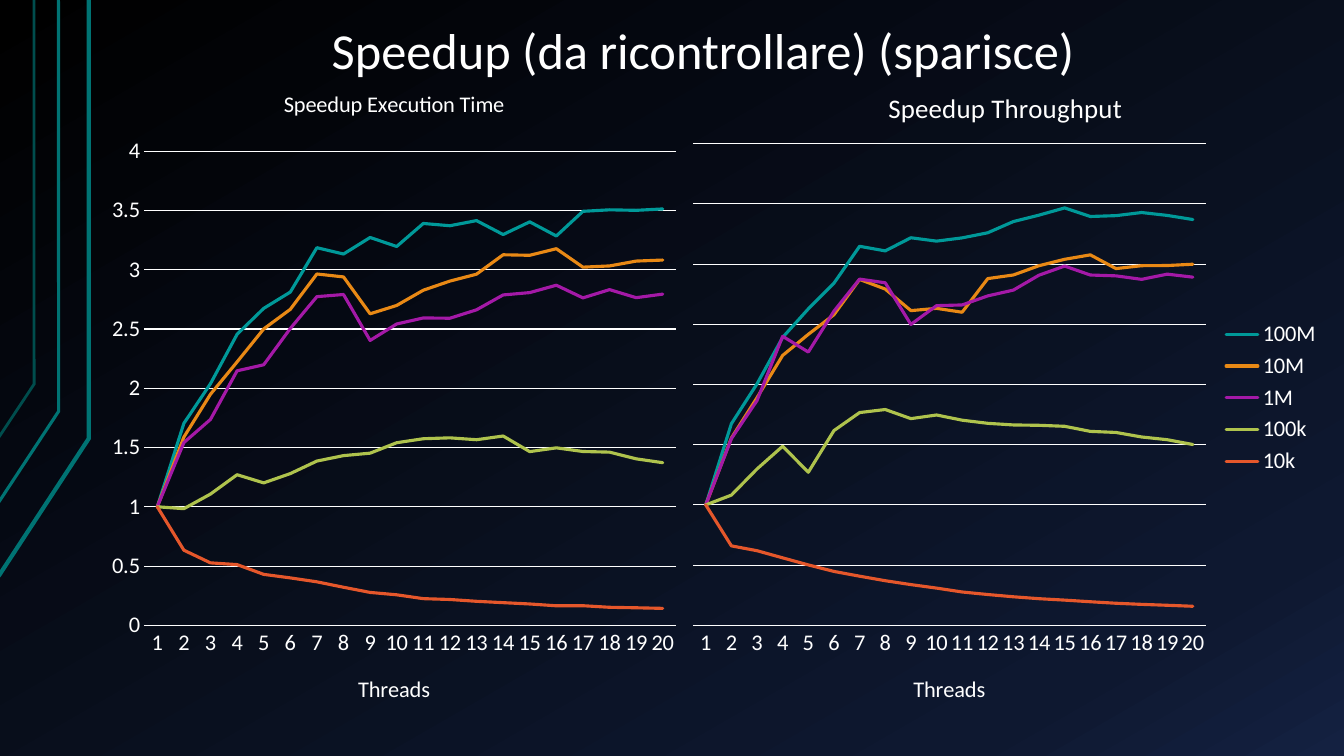
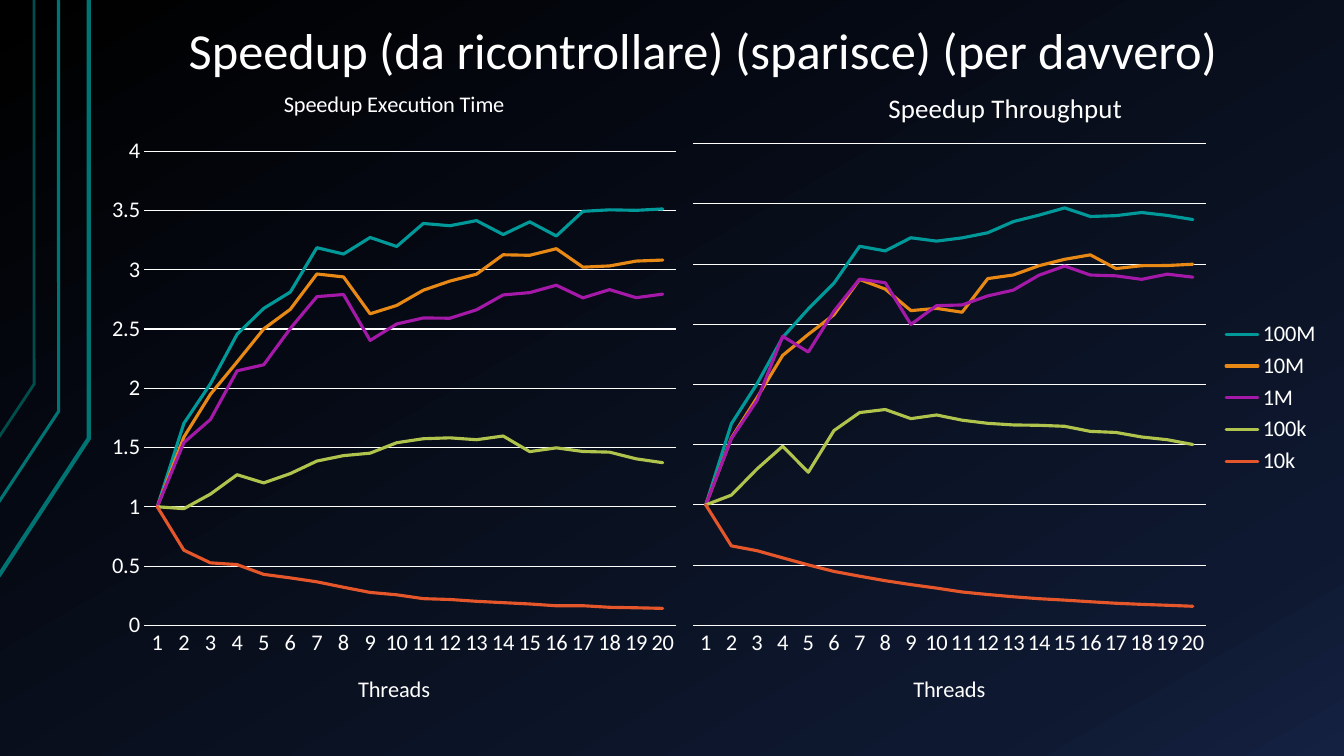
Before and after one commit to glmquint/K-Means-local, a slide deck: slide 7 of documentazione/presentazione.pptx. Drawn at 1344x756 pixels with LibreOffice and Linux fonts; fonts in the diff are those of the drawing. Boxes give left, top, right and bottom in pixels: in the first picture for what was removed or moved away, otherwise in the second. Text is boxed around its words. In the diff, an @@ line names an element or a change of style, - is before the commit and + after.

```diff
--- a/documentazione/presentazione.pptx
+++ b/documentazione/presentazione.pptx
@@ title at [189, 32, 1217, 77]: text changed @@
-Speedup (da ricontrollare) (sparisce)
+Speedup (da ricontrollare) (sparisce) (per davvero)
```
Also in this commit, not shown: 4 other slides changed, 2 other files.
